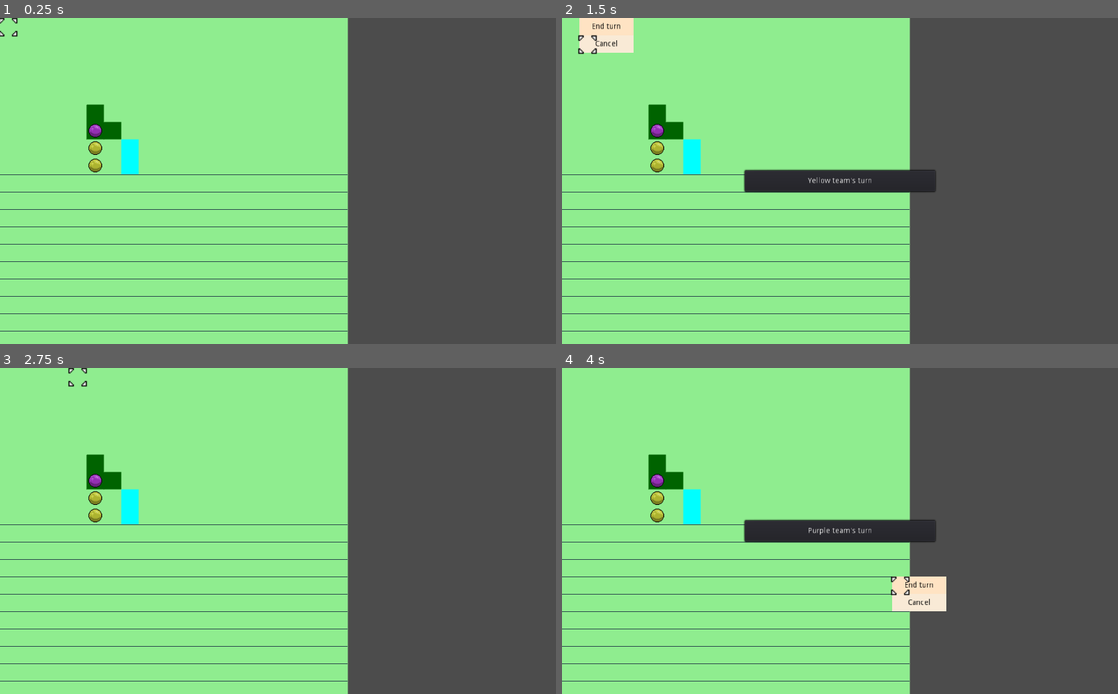
Above: before the commit, frames 1-4 (two rows, left to right).
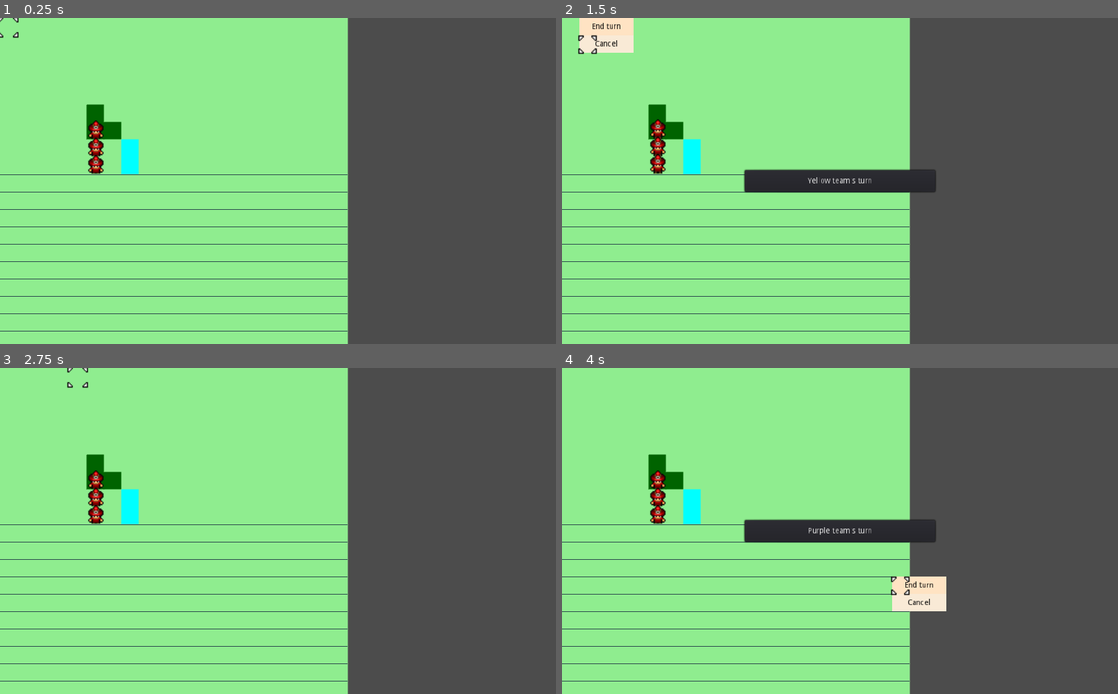
Above: after the commit, the same moments.

Repository: DaveRendell/gridcursor
Game: Godot game, scene res://src/map/SquareGrid.tscn
Same seed, same stepped clock (60 frames per second), same inputs: the game is played once before the commit and once after it.
Inputs (mouse positions are in pixels of both pictures, inside the frame that each line leads up to):
- Up to frame 1 (0.25 s): no input
- Up to frame 2 (1.5 s): tap Enter (ui_accept) at 0.5, 0.77 s; move the mouse to (962, 164) at 0.52 s; hold Right (ui_right) 0.53-1.28 s; click (962, 164) at 0.67 s; move the mouse to (728, 197) at 1.27 s; hold Down (ui_down) from 1.28 s (still down)
- Up to frame 3 (2.75 s): tap Enter (ui_accept) at 1.52 s; move the mouse to (333, 459) at 2.02 s; release Down (ui_down) at 2.03 s; hold Right (ui_right) from 2.03 s (still down)
- Up to frame 4 (4 s): move the mouse to (812, 596) at 2.77 s; release Right (ui_right) at 2.78 s; hold Up (ui_up) 2.78-3.53 s; click (812, 596) at 2.92 s; tap Enter (ui_accept) at 3.02, 3.77 s; move the mouse to (1006, 579) at 3.52 s; hold Left (ui_left) from 3.53 s (still down)

The runs differ from the first frame. In frame 1, 0.5% of the frame differs, in the area x 0-19%, y 0-48%; in frame 2, 0.5%, in the area x 5-56%, y 1-51%; in frame 3, 0.5%; in frame 4, 0.5%.

Commit message:
Add loading of sprite sheets into character sprites, animated character movement

Diff:
--- a/project.godot
+++ b/project.godot
@@ -79,6 +79,11 @@
 "language": "GDScript",
 "path": "res://src/menu/menu_option.gd"
 }, {
+"base": "Reference",
+"class": "PunyCharacterSprite",
+"language": "GDScript",
+"path": "res://src/models/puny_characters_sprite.gd"
+}, {
 "base": "Equipment",
 "class": "Shield",
 "language": "GDScript",
@@ -109,6 +114,7 @@
 "Map": "",
 "Menu": "",
 "MenuOption": "",
+"PunyCharacterSprite": "",
 "Shield": "",
 "Unit": "",
 "Weapon": ""
@@ -135,4 +141,6 @@
 
 [rendering]
 
+2d/snapping/use_gpu_pixel_snap=true
+quality/filters/anisotropic_filter_level=1
 environment/default_environment="res://default_env.tres"
--- a/src/map/SquareGrid.tscn
+++ b/src/map/SquareGrid.tscn
@@ -8,6 +8,3 @@
 
 [node name="Background" parent="." index="0"]
 show_behind_parent = true
-
-[node name="Cursor" parent="." index="1"]
-frame = 1
--- a/src/map/Unit.gd
+++ b/src/map/Unit.gd
@@ -33,11 +33,8 @@
 	self.team = team
 	self.x = coordinate.x
 	self.y = coordinate.y
-
-	if team == 0:
-		$AnimatedSprite.animation = "purple"
-	if team == 1:
-		$AnimatedSprite.animation = "yellow"
+	var sprite = character.sprite()
+	add_child(sprite)
 
 func select(map: Map):
 	if unit_state == UnitState.UNSELECTED and map.current_turn == team:
@@ -53,6 +50,8 @@
 func state_to_selected(map: Map, initial_path: CoordinateList):
 	print("Unit state: Selected")
 	unit_state = UnitState.SELECTED
+
+	get_sprite().set_animation("default")
 
 	var all_options = empty_movement_options.concat(attack_options)
 
@@ -217,13 +216,36 @@
 	map.send_clicks_as_signal = false
 	map.clickable_cells = null
 
+func get_sprite() -> AnimatedSprite:
+	var sprite = null
+	for child in get_children():
+		var sprite_child = child as AnimatedSprite
+		if sprite_child:
+			sprite = sprite_child
+			break
+	return sprite
+
 func animate_movement_along_path(map: Map) -> SceneTreeTween:
+	var sprite = get_sprite()
+
 	var tween = get_tree().create_tween()
 	if map.path.size() <= 1:
 		tween.tween_interval(0)
 	for i in range(1, map.path.size()):
-		var pos = map.position_from_coordinates(map.path.at(i))
-		tween.tween_property(self, "position", pos, 0.1)
+		var from = map.position_from_coordinates(map.path.at(i - 1))
+		var to = map.position_from_coordinates(map.path.at(i))
+		var direction: String
+		if from.y == to.y:
+			if from.x < to.x:
+				direction = "right"
+			else:
+				direction = "left"
+		elif from.y < to.y:
+			direction = "down"
+		else:
+			direction = "up"
+		tween.tween_callback(sprite, "set_animation", [direction])
+		tween.tween_property(self, "position", to, 0.1)
 	map.path = CoordinateList.new()
 	map.set_active(false)
 	map.update()
@@ -238,6 +260,8 @@
 	map.send_clicks_as_signal = false
 	map.disconnect("cursor_move", self, "handle_cursor_move")
 	map.path = CoordinateList.new()
+
+	get_sprite().set_animation("default")
 
 	remaining_movement_at_cell = null
 	default_attack_sources = null
--- a/src/map/Unit.tscn
+++ b/src/map/Unit.tscn
@@ -1,27 +1,10 @@
-[gd_scene load_steps=6 format=2]
+[gd_scene load_steps=3 format=2]
 
 [ext_resource path="res://src/grid/GridNode.tscn" type="PackedScene" id=1]
 [ext_resource path="res://src/map/Unit.gd" type="Script" id=2]
-[ext_resource path="res://img/orb_purple.png" type="Texture" id=3]
-[ext_resource path="res://img/orb_yellow.png" type="Texture" id=4]
-
-[sub_resource type="SpriteFrames" id=1]
-animations = [ {
-"frames": [ ExtResource( 3 ) ],
-"loop": true,
-"name": "purple",
-"speed": 5.0
-}, {
-"frames": [ ExtResource( 4 ) ],
-"loop": true,
-"name": "yellow",
-"speed": 5.0
-} ]
 
 [node name="Unit" instance=ExtResource( 1 )]
 script = ExtResource( 2 )
-
-[node name="AnimatedSprite" type="AnimatedSprite" parent="." index="0"]
-frames = SubResource( 1 )
-animation = "yellow"
-centered = false
+movement = 6
+movement_type = "foot"
+team = 0
--- a/src/models/character.gd
+++ b/src/models/character.gd
@@ -1,6 +1,7 @@
 class_name Character
 
 var display_name: String
+var sprite_sheet = preload("res://img/characters/Mage-Red.png")
 
 # Might, Precision, Knowledge, Wit
 var stats = [0, 0, 0, 0]
@@ -65,3 +66,6 @@
 		if item:
 			attacks.append_array(x.get_attacks())
 	return attacks
+
+func sprite() -> AnimatedSprite:
+	return PunyCharacterSprite.from_file(sprite_sheet)
--- /dev/null
+++ b/src/models/puny_characters_sprite.gd
@@ -0,0 +1,40 @@
+class_name PunyCharacterSprite
+
+# https://godotengine.org/qa/134445/how-to-add-frames-from-a-sprite-sheet-in-code
+static func from_file(sprite_sheet: Texture) -> AnimatedSprite:
+	var sprite = AnimatedSprite.new()
+	var frames = SpriteFrames.new()
+
+	add_animation(frames, sprite_sheet, "default", 0, [0, 1], 2.5)
+	add_animation(frames, sprite_sheet, "down", 0, [0, 2, 0, 3])
+	add_animation(frames, sprite_sheet, "right", 2, [0, 2, 0, 3])
+	add_animation(frames, sprite_sheet, "up", 4, [0, 2, 0, 3])
+	add_animation(frames, sprite_sheet, "left", 6, [0, 2, 0, 3])
+
+	sprite.frames = frames
+	sprite.scale = Vector2(2, 2)
+	sprite.position = Vector2(16, 16)
+	sprite.play()
+	return sprite
+
+static func add_animation(
+	frames: SpriteFrames,
+	sprite_sheet: Texture,
+	name: String,
+	row: int,
+	cells: Array,
+	speed: float = 5
+) -> void:
+	var sprite_size = 32
+
+	frames.add_animation(name)
+	var y = row * sprite_size
+
+	for i in cells.size():
+		var x = cells[i] * sprite_size
+		var frame_texture = AtlasTexture.new()
+		frame_texture.atlas = sprite_sheet
+		frame_texture.region = Rect2(x, y, sprite_size, sprite_size)
+		frames.add_frame(name, frame_texture, i)
+
+	frames.set_animation_speed(name, speed)
Binary file added: img/characters/Archer-Green.png
Not shown, added: img/characters/Archer-Green.png.import
Binary file added: img/characters/Mage-Red.png
Not shown, added: img/characters/Mage-Red.png.import
Binary file added: img/characters/Slime.png
Binary file added: img/characters/Soldier-Blue.png
Not shown, added: img/characters/Soldier-Blue.png.import
